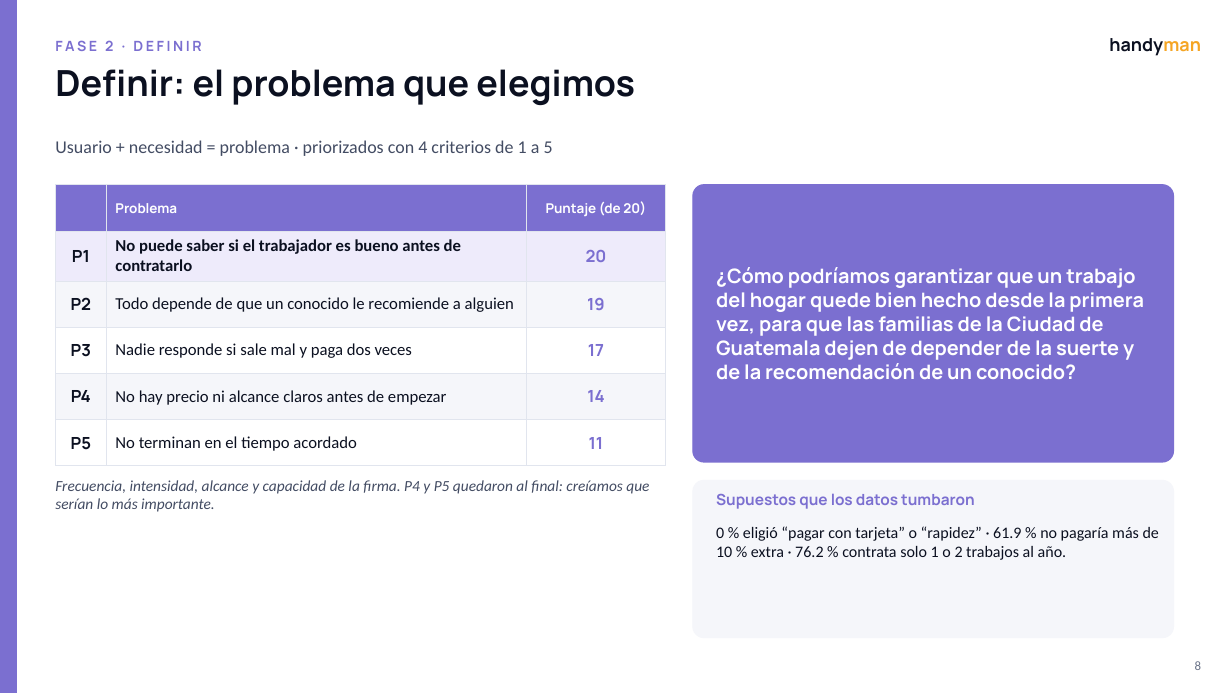
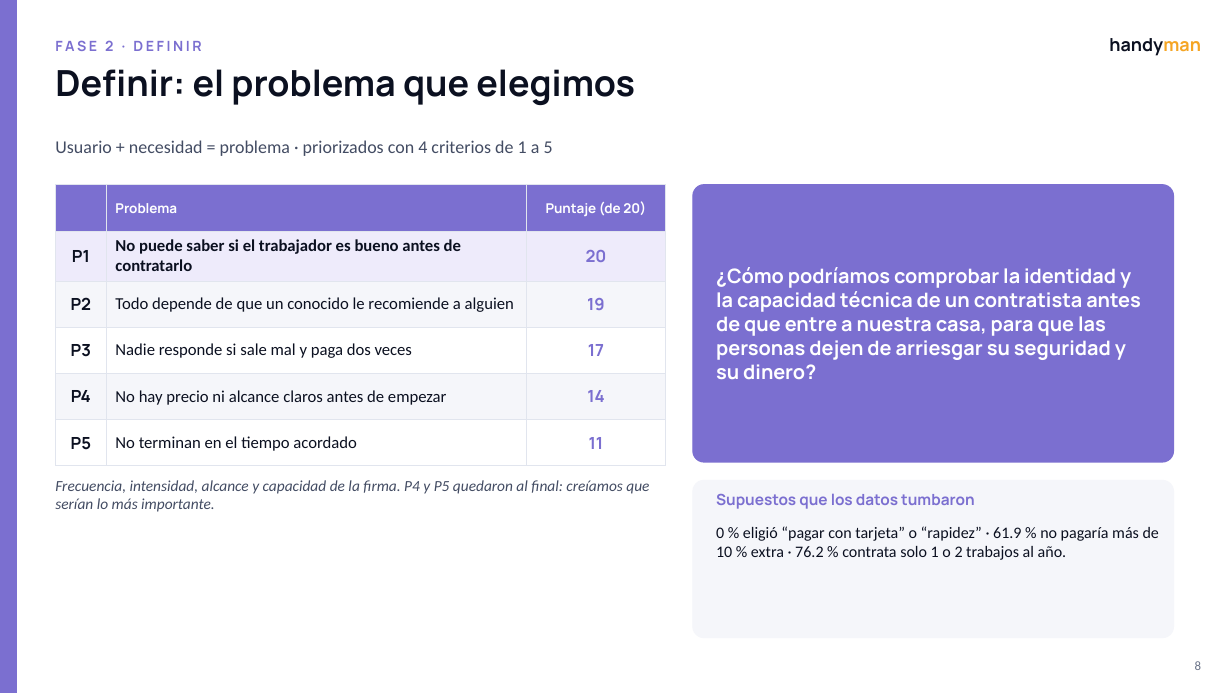
Before and after one commit to matcodez/handyman, a slide deck: slide 8 of docs/Handyman_Presentacion_Final_20.pptx. Drawn at 1232x693 pixels with LibreOffice and Linux fonts; fonts in the diff are those of the drawing. Boxes give left, top, right and bottom in pixels: in the first picture for what was removed or moved away, otherwise in the second. Text is boxed around its words. In the diff, an @@ line names an element or a change of style, - is before the commit and + after.

```diff
--- a/docs/Handyman_Presentacion_Final_20.pptx
+++ b/docs/Handyman_Presentacion_Final_20.pptx
@@ text at <box>716,267,1141,379</box>: text changed @@
-¿Cómo podríamos garantizar que un trabajo del hogar quede bien hecho desde la primera vez, para que las familias de la Ciudad de Guatemala dejen de depender de la suerte y de la recomendación de un conocido?
+¿Cómo podríamos comprobar la identidad y la capacidad técnica de un contratista antes de que entre a nuestra casa, para que las personas dejen de arriesgar su seguridad y su dinero?
```
Also in this commit, not shown: 4 other slides changed, 8 other files.
